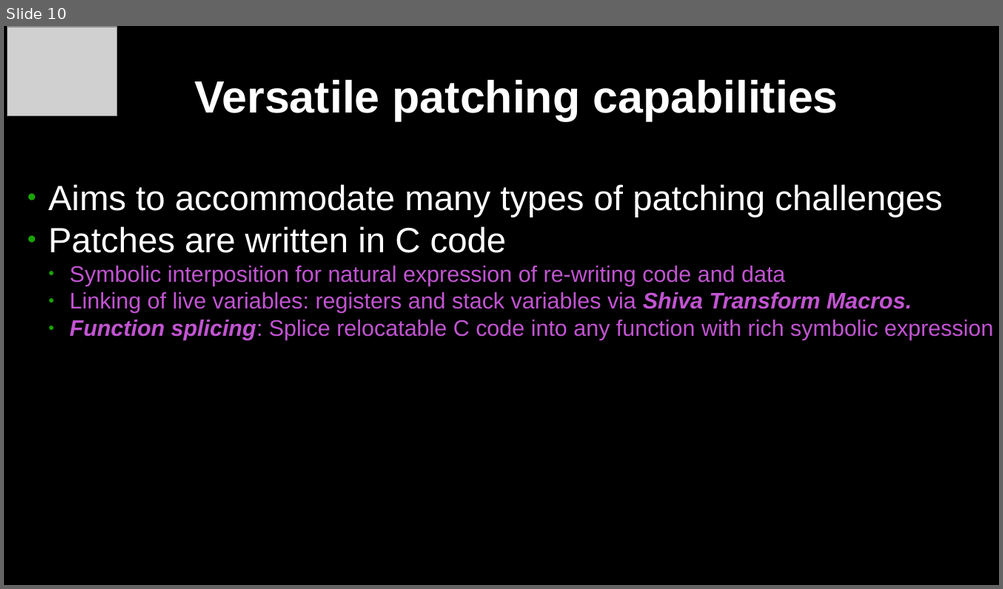
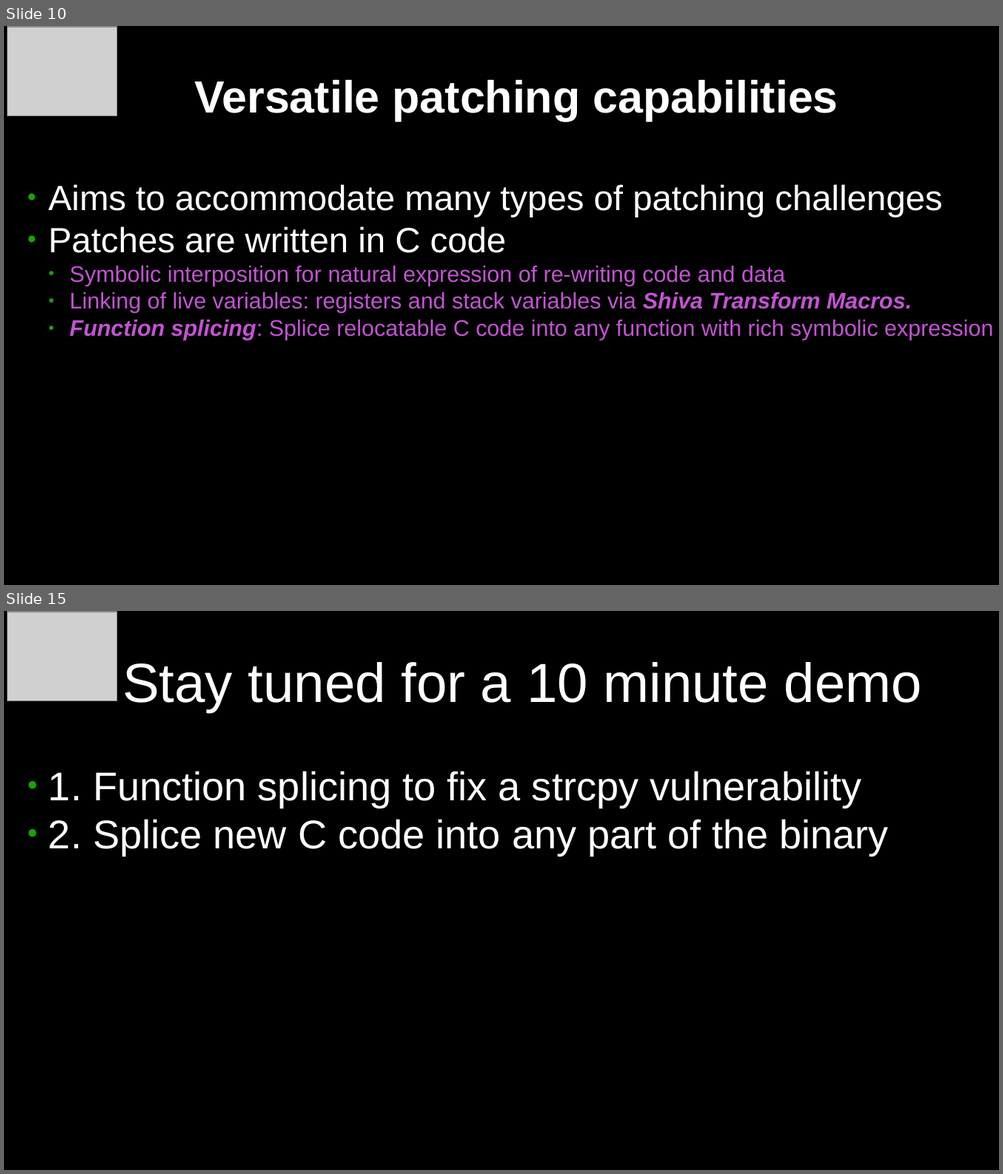
Before and after one commit to elfmaster/shiva_presentations, a slide deck: shiva-presentation-ais-darpa-oct-2023.odp. Shown one above the other, each under a label of ours: slide 10 before the commit, slides 10 and 15 after it; the slides between them are not shown. The pictures are 1003x589 and 1003x1174 pixels, drawn with LibreOffice and Linux fonts; fonts in the diff are those of the drawing; grey boxes stand for pictures. Boxes give left, top, right and bottom in pixels: in the first picture for what was removed or moved away, otherwise in the second. Text is boxed around its words. In the diff, an @@ line names an element or a change of style, - is before the commit and + after.

```diff
--- a/shiva-presentation-ais-darpa-oct-2023.odp
+++ b/shiva-presentation-ais-darpa-oct-2023.odp
@@ slide 15 added at [4, 611, 999, 1170], background #000000 @@
@@ picture added at [8, 612, 116, 701] @@
@@ title added at [122, 662, 922, 712], 44 pt, text #FFFFFF @@
+Stay tuned for a 10 minute demo
@@ text added at [48, 771, 888, 855], 32 pt, text #FFFFFF @@
+● 1. Function splicing to fix a strcpy vulnerability
+● 2. Splice new C code into any part of the binary
```
Also in this commit, not shown: 1 slide changed, 4 other slides added, 1 slide removed, 1 other file.
